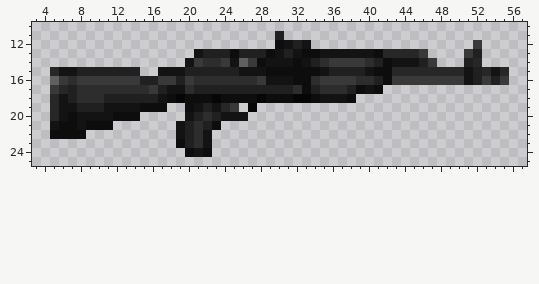
Pixel-art sprite -- Resources/Textures/_Sunrise/Objects/Weapons/Guns/Rifles/akms/big.rsi/bolt-open.png. The picture above is the old version.
The file is 64x32 pixels. Colours within 5 levels of each other are drawn and written as one. Shown: x 3..57, y 10..25.
New version:
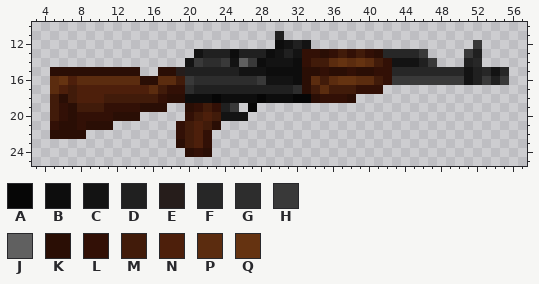
Palette (. is transparent): A #060606  B #0d0d0d  C #131313  D #202020  E #261d1b  F #272727  G #2d2d2d  H #393939  J #606060  K #2a0e05  L #321006  M #411b0a  N #4d1f0b  P #5b2c0f  Q #653311
Change:
@@ x 3..57 @@
 12 ...........................BCDC..................H.....
-13 ..................CDDDBDDDBCDCBBCCCCCCBFFFFH....HD.....
-14 .................CHGGHCJHBCCCBCDGHHHHGDBCCCDH...DF.....
-15 ..FCCDDDDDDD..CCCDDDDDDCCCBBBBBBCDDDDCBBFFFFFFFFCDFCF..
-16 ..JHGHHHHHHHDDHHDHGGGGGGGHCCCBBGHHHHGGDBHHHHHHHHCDHDH..
-17 ..HFDGGGGGGGGHDCCGDDDDDDDDDDDGBDGGGDBCB................
-18 ..FCDGGGDDDDDDCBABBBABBBBABBBAABCCCB...................
-19 ..FCCDDDCCCCBBB..BCDCFH.A..............................
-20 ..FCBCCCCBBB.....CDGDCCC...............................
-21 ..CBBCBBB.......CDGDB..................................
-22 ..BBBB..........CDGC...................................
-23 ................BDGC...................................
-24 .................BCB...................................
+13 ..................CDDDBDDDBCDCLLKLMLMLKFFFFH....HD.....
+14 .................CHGGHCJHBCCCBLMMPQPQPMLCCCDH...DF.....
+15 ..KKKKKKKKKK..KKEDDDDDDCCCBBBBKKLKKLKKLLFFFFFFFFCDFCF..
+16 ..PQNPPPPPPPKKPPMHGGGGGGGHCCCBKPMPQQPPMLHHHHHHHHCDHDH..
+17 ..PNMNNNNNNNNPMLLGDDDDDDDDDDDGKMPMMMLLL................
+18 ..MKMNNNMMMMMMLKKBBBABBBBABBBAAKLLLK...................
+19 ..MLKMMMLLLLKKK..KLMLDH.A..............................
+20 ..MLKLLLLKKK.....LMNMCCC...............................
+21 ..LKKLKKK.......LMNMK..................................
+22 ..KKKK..........LMNL...................................
+23 ................KMNL...................................
+24 .................KLK...................................
 25 .......................................................
Changed places in both pictures, as pixel boxes (x1, y1, x2, y2):
changed: (302, 49, 392, 103)
changed: (50, 67, 230, 157)
